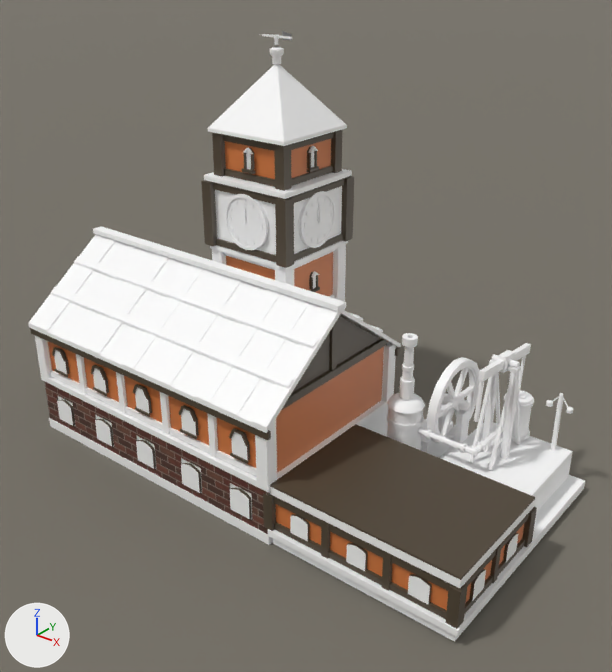
The Blender file src/DeepFrontier/Art/Source/TechnicalSchool-ReferenceStudy.blend as it was, and as the next commit left it.
One viewpoint serves both versions: a camera (50 mm lens) standing at (3.4, -11.15, 7.88) and looking at (-3.74, -2.22, 2.34). Every picture has the same lights, and +X, +Y and +Z are marked at lower left. The picture after the commit comes second.

Before the edit, the objects in view are built like this:
```python
ob_plane = bpy.data.objects.new('Plane', me_plane)
ob_plane.location = (0.0, 0.0, -0.04)
ob_rockingbeam = bpy.data.objects.new('RockingBeam', me_rockingbeam)
ob_rockingbeam.location = (-1.15, -0.85, 2.2)
ob_rockingbeam.rotation_euler = (-0.1, 0.0, 0.0)  # degrees (-5.7, 0, 0)
ob_technicalschool_architecture = bpy.data.objects.new('TechnicalSchool.Architecture', me_technicalschool_architecture)
ob_technicalschool_architecture.location = (0.0, 0.0, 0.0)
# also in view: 'Flywheel' at (-1.91, -0.85, 1.25)
```
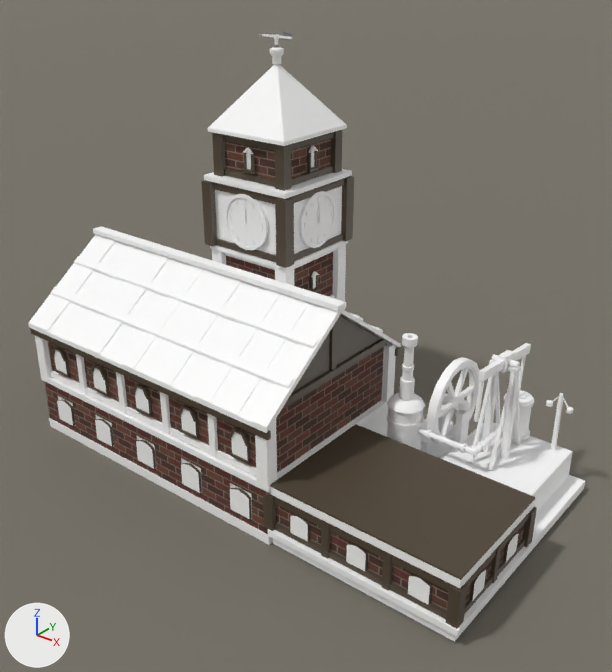
Patch to the scene script:
```diff
--- a/src/DeepFrontier/Art/Source/TechnicalSchool-ReferenceStudy.blend.py
+++ b/src/DeepFrontier/Art/Source/TechnicalSchool-ReferenceStudy.blend.py
@@ me_technicalschool_architecture @@
 me_technicalschool_architecture.from_pydata(...)  # 7021 vertices, 3901 faces; spans x -8.12..0.05, y -4.1..0.25, z -0.03..6.32
 # used by ob_technicalschool_architecture; location = (0.0, 0.0, 0.0)
+# me_technicalschool_architecture part 1: 15 of the faces centred in x -7.95..-0.05, y -3.95..-0.05, z 0.23..2.0 switch from mat_plaster_orange_ironteeth (its picture is missing) to mat_referencebrick
+# me_technicalschool_architecture part 2: 4 of the faces centred in x -6.15..-4.85, y -1.4..-0.1, z 4.56 switch from mat_plaster_orange_ironteeth (its picture is missing) to mat_referencebrick
 me_technicalschool_architecture.materials.append(mat_basewood_darkbrown_ironteeth)
```

Boxes (x1, y1, x2, y2) around the edits, measured in the pictures (612 x 672 px):
part 1 of me_technicalschool_architecture, recoloured
    both: (48, 252, 524, 610)
part 2 of me_technicalschool_architecture, recoloured (darker)
    both: (225, 139, 331, 179)
